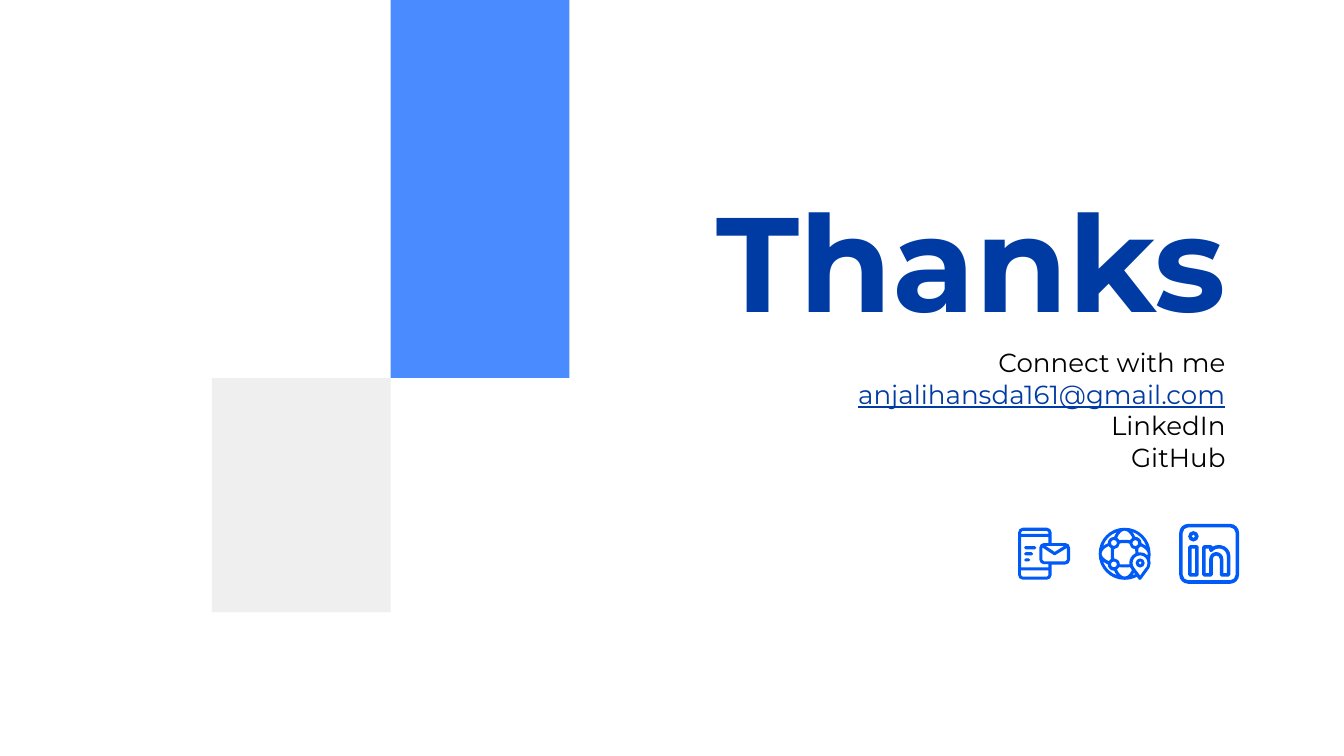
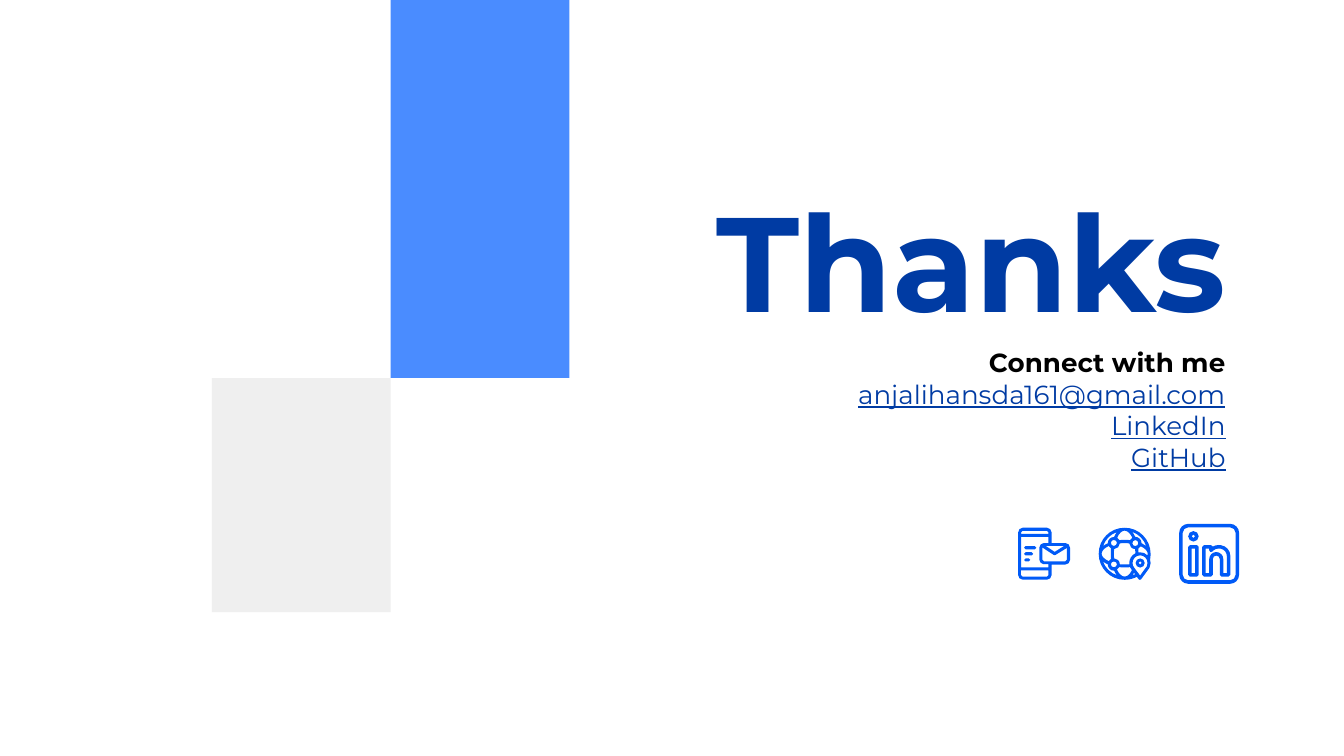
Before and after one commit to anjalihansda16/Customer-Segmentation, a slide deck: slide 26 of ppt/Customer Segmentation.pptx (slide 25 before the commit). Drawn at 1344x756 pixels with LibreOffice and Linux fonts; fonts in the diff are those of the drawing. Boxes give left, top, right and bottom in pixels: in the first picture for what was removed or moved away, otherwise in the second. Text is boxed around its words. In the diff, an @@ line names an element or a change of style, - is before the commit and + after.

```diff
--- a/ppt/Customer Segmentation.pptx
+++ b/ppt/Customer Segmentation.pptx
@@ text at bbox=[989, 351, 1226, 471]: bold on in "Connect with me"; text colour #000000 to #003BA3, underline on in "LinkedIn", "GitHub" @@
```
Also in this commit, not shown: 12 other slides changed, 1 slide added.
